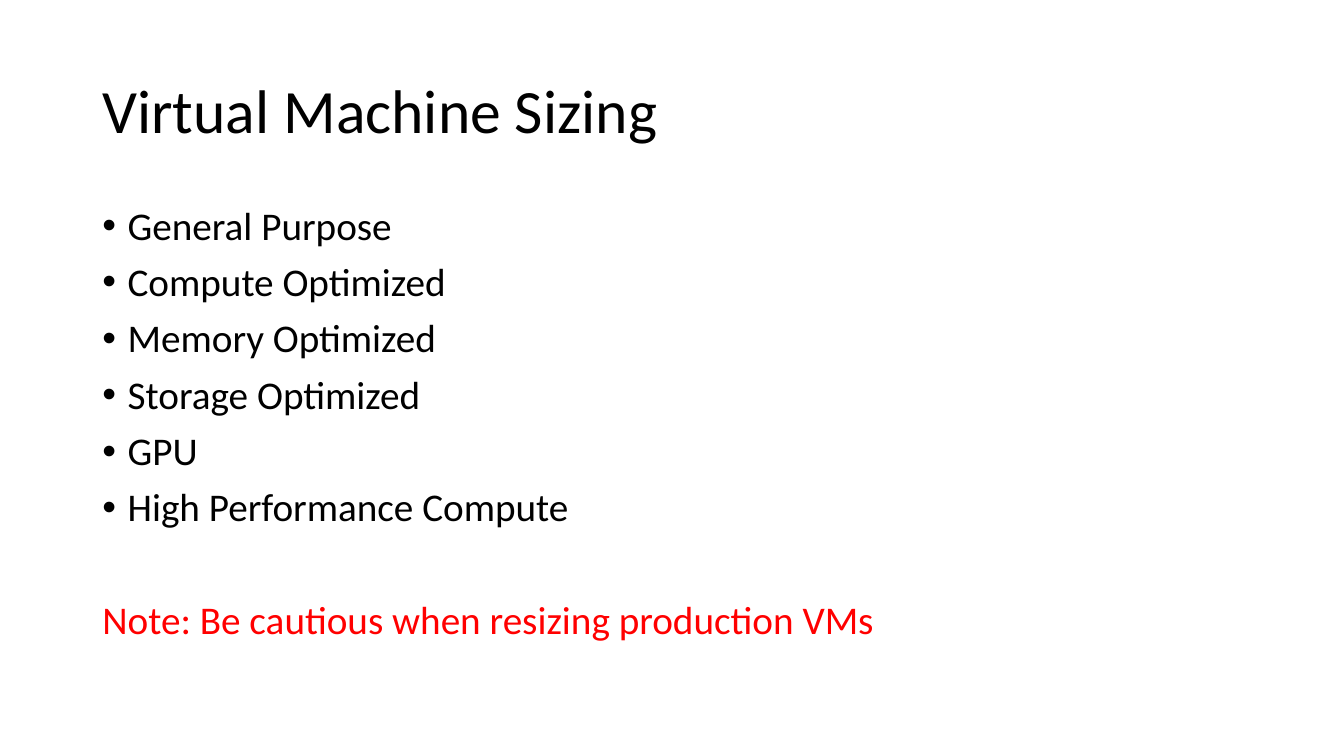
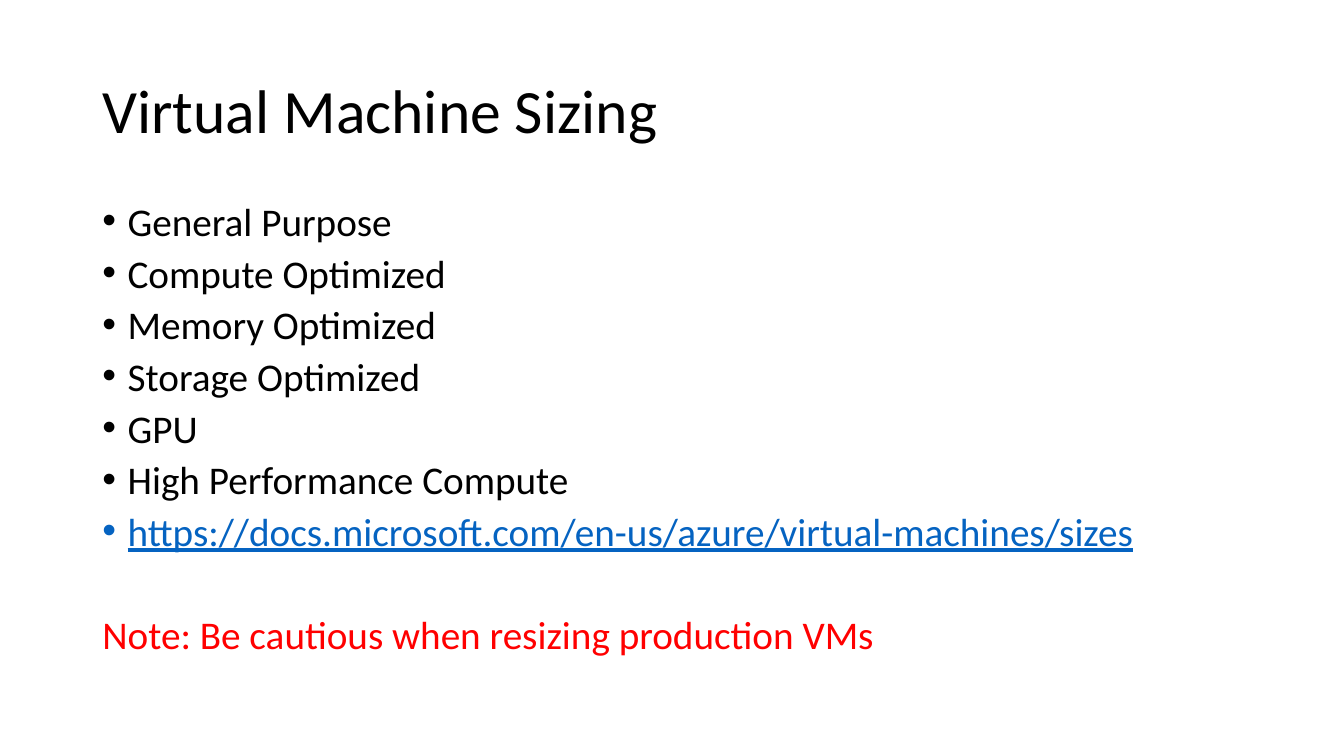
Before and after one commit to ayushrathi15/9July-AZ104, a slide deck: slide 8 of Azure Virtual Machines.pptx. Drawn at 1344x756 pixels with LibreOffice and Linux fonts; fonts in the diff are those of the drawing. Boxes give left, top, right and bottom in pixels: in the first picture for what was removed or moved away, otherwise in the second. Text is boxed around its words. In the diff, an @@ line names an element or a change of style, - is before the commit and + after.

```diff
--- a/Azure Virtual Machines.pptx
+++ b/Azure Virtual Machines.pptx
@@ text at [102,208,874,656]: line spacing 0.9 to 0.8 @@
@@ text at [128,518,1133,553]: paragraph added @@
+• https://docs.microsoft.com/en-us/azure/virtual-machines/sizes
```
Also in this commit, not shown: 13 other slides changed, 9 slides added, 1 slide removed.
